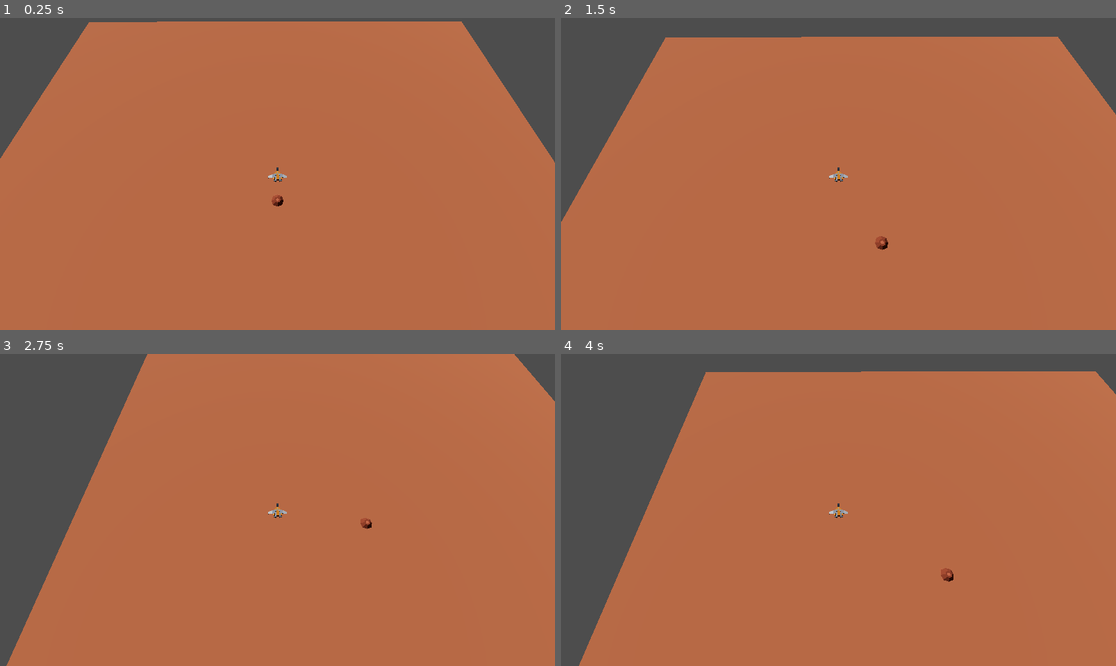
Above: before the commit, frames 1-4 (two rows, left to right).
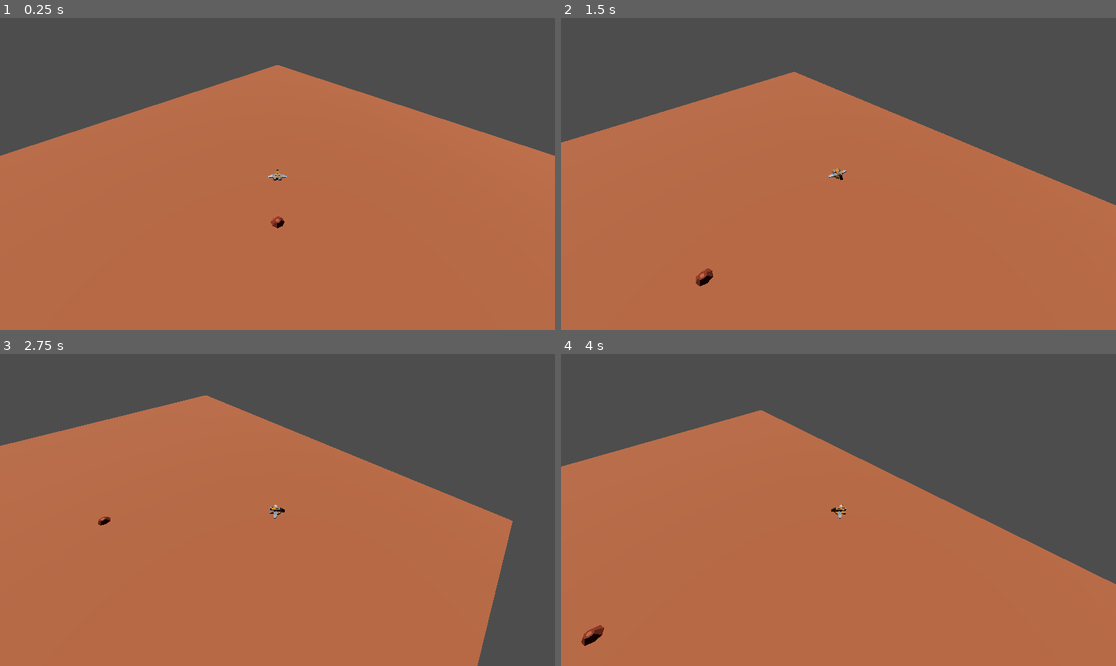
Above: after the commit, the same moments.

Repository: joshuajenner/project-speed
Game: Godot game, scene res://levels/base_level.tscn
The game is run twice, just before and just after one commit, with the same random seed, the same clock (stepped at 60 frames per second) and the same inputs.
Inputs:
- Up to frame 1 (0.25 s): no input
- Up to frame 2 (1.5 s): hold D (move_right) 0.53-1.28 s; hold S (move_down) from 1.28 s (still down)
- Up to frame 3 (2.75 s): release S (move_down) at 2.03 s; hold D (move_right) from 2.03 s (still down)
- Up to frame 4 (4 s): release D (move_right) at 2.78 s; hold W (move_up) 2.78-3.53 s; hold A (move_left) from 3.53 s (still down)

The runs differ from the first frame. In frame 1, 21% of the frame differs, in the area x 0-100%, y 1-68%; in frame 2, 24%; in frame 3, 37%, in the area x 0-100%, y 0-100%; in frame 4, 36%.

Commit message:
added debug stuff

Diff:
--- /dev/null
+++ b/assets/materials/debug/mtrl_debug_blue.tres
@@ -0,0 +1,4 @@
+[gd_resource type="StandardMaterial3D" format=3 uid="uid://debld8pokmr4r"]
+
+[resource]
+albedo_color = Color(0, 0, 1, 1)
--- /dev/null
+++ b/assets/materials/debug/mtrl_debug_green.tres
@@ -0,0 +1,4 @@
+[gd_resource type="StandardMaterial3D" format=3 uid="uid://uxfpt501kd13"]
+
+[resource]
+albedo_color = Color(0, 1, 0, 1)
--- /dev/null
+++ b/assets/materials/debug/mtrl_debug_red.tres
@@ -0,0 +1,4 @@
+[gd_resource type="StandardMaterial3D" format=3 uid="uid://bwnyqmjd03aoo"]
+
+[resource]
+albedo_color = Color(1, 0, 0, 1)
--- /dev/null
+++ b/debug/debug_menu.gd
@@ -0,0 +1,13 @@
+extends CanvasLayer
+
+
+@onready var main = $Main
+
+
+func _ready() -> void:
+	main.visible = false
+
+
+func _input(event):
+	if event.is_action_pressed("toggle_debug"):
+		main.visible = !main.visible
--- /dev/null
+++ b/debug/debug_menu.tscn
@@ -0,0 +1,22 @@
+[gd_scene load_steps=2 format=3 uid="uid://cmcq20y6k4wh4"]
+
+[ext_resource type="Script" path="res://debug/debug_menu.gd" id="1_37sc4"]
+
+[node name="DebugMenu" type="CanvasLayer"]
+script = ExtResource("1_37sc4")
+
+[node name="Main" type="MarginContainer" parent="."]
+anchors_preset = 15
+anchor_right = 1.0
+anchor_bottom = 1.0
+grow_horizontal = 2
+grow_vertical = 2
+theme_override_constants/margin_left = 20
+theme_override_constants/margin_top = 20
+theme_override_constants/margin_right = 20
+theme_override_constants/margin_bottom = 20
+
+[node name="Button" type="Button" parent="Main"]
+layout_mode = 2
+size_flags_horizontal = 0
+size_flags_vertical = 0
--- /dev/null
+++ b/debug/debug_parent.gd
@@ -0,0 +1,10 @@
+extends Node3D
+
+
+func _ready():
+	self.visible = false
+
+
+func _input(event):
+	if event.is_action_pressed("toggle_debug"):
+		self.visible = !self.visible
--- /dev/null
+++ b/debug/debug_vector2.gd
@@ -0,0 +1,33 @@
+extends Node3D
+
+
+@onready var mesh_instance = $MeshInstance
+
+@export var material : StandardMaterial3D
+@export var radius: float = 0.1
+@export var length: float = 1.5
+
+
+func _ready() -> void:
+	mesh_instance.material_override = material
+
+
+func draw_line(end: Vector2) -> void:
+	if end == Vector2.ZERO:
+		remove_line()
+		return
+
+	end.y = -end.y
+
+	var cylinder = CylinderMesh.new()
+	cylinder.top_radius = radius
+	cylinder.bottom_radius = radius
+	cylinder.height = length
+
+	mesh_instance.position.x = length/2
+	mesh_instance.mesh = cylinder
+	self.rotation_degrees.y = rad_to_deg(end.angle())
+
+
+func remove_line() -> void:
+	mesh_instance.mesh = null
--- /dev/null
+++ b/debug/debug_vector2.tscn
@@ -0,0 +1,16 @@
+[gd_scene load_steps=4 format=3 uid="uid://xhy5mfugv43n"]
+
+[ext_resource type="Script" path="res://debug/debug_vector2.gd" id="1_dhmum"]
+[ext_resource type="Material" uid="uid://debld8pokmr4r" path="res://assets/materials/debug/mtrl_debug_blue.tres" id="2_n3h6i"]
+
+[sub_resource type="CylinderMesh" id="CylinderMesh_n824u"]
+top_radius = 0.0
+bottom_radius = 0.0
+
+[node name="DebugVector2" type="Node3D"]
+script = ExtResource("1_dhmum")
+
+[node name="MeshInstance" type="MeshInstance3D" parent="."]
+transform = Transform3D(-4.37114e-08, -1, 0, 1, -4.37114e-08, 0, 0, 0, 1, 0, 0, 0)
+material_override = ExtResource("2_n3h6i")
+mesh = SubResource("CylinderMesh_n824u")
--- a/levels/base_level.tscn
+++ b/levels/base_level.tscn
@@ -1,8 +1,9 @@
-[gd_scene load_steps=6 format=3 uid="uid://dqiy15cswqe5o"]
+[gd_scene load_steps=7 format=3 uid="uid://dqiy15cswqe5o"]
 
 [ext_resource type="ArrayMesh" uid="uid://dxg0prjorbwln" path="res://assets/terrain/terrain_sideCorner.obj" id="2_cli62"]
 [ext_resource type="PackedScene" uid="uid://c8k5sn6n46v8" path="res://players/base_player.tscn" id="2_w52gu"]
 [ext_resource type="Environment" uid="uid://bjd4g046m323e" path="res://environment/default_environment.tres" id="3_58450"]
+[ext_resource type="PackedScene" uid="uid://cmcq20y6k4wh4" path="res://debug/debug_menu.tscn" id="4_p8vts"]
 
 [sub_resource type="StandardMaterial3D" id="StandardMaterial3D_s100o"]
 albedo_color = Color(0.858824, 0.529412, 0.376471, 1)
@@ -15,8 +16,10 @@
 
 [node name="Player" parent="." instance=ExtResource("2_w52gu")]
 transform = Transform3D(1, 0, 0, 0, 1, 0, 0, 0, 1, 0, 5, 0)
+speed_base = 20
 
 [node name="Terrain" type="Node3D" parent="."]
+transform = Transform3D(0.707107, 0, 0.707107, 0, 1, 0, -0.707107, 0, 0.707107, 0, 0, 0)
 
 [node name="Floor" type="Node3D" parent="Terrain"]
 
@@ -49,3 +52,5 @@
 
 [node name="WorldEnvironment" type="WorldEnvironment" parent="."]
 environment = ExtResource("3_58450")
+
+[node name="DebugMenu" parent="." instance=ExtResource("4_p8vts")]
--- a/players/base_player.gd
+++ b/players/base_player.gd
@@ -1,4 +1,9 @@
 extends CharacterBody3D
+
+
+@onready var input_debug = $DebugParent/InputDebug
+@onready var current_direction_debug = $DebugParent/CurrentDirectionDebug
+@onready var ship_mesh_pivot = $ShipMeshPivot
 
 
 @export var speed_base: int = 10
@@ -6,36 +11,51 @@
 @export var speed_max: int = 500
 
 @export var accleration: int = 10
-@export var turn_speed : int = 10
+@export var turn_speed : float = 0.1
 
-@export var direction_input: Vector2 = Vector2(0, 1)
-@export var direction_current: Vector2
+@export var direction_input: Vector2 = Vector2(0, 0)
+@export var direction_current: Vector2 = Vector2(0, 1)
+
+var input_is_active: bool = false
 
 
 func _physics_process(delta):
-	handle_input()
+	get_input()
 	handle_flight()
+	rotate_ship_mesh()
 
 
-func _input(event):
-	if event.is_action_pressed("move_up"):
-		direction_input.y = 1
-	if event.is_action_pressed("move_down"):
-		direction_input.y = -1
-	if event.is_action_pressed("move_left"):
-		direction_input.x = -1
-	if event.is_action_pressed("move_right"):
-		direction_input.x = 1
+func get_input():
+	direction_input.x = Input.get_action_strength("move_left") - Input.get_action_strength("move_right")
+	direction_input.y = Input.get_action_strength("move_up") - Input.get_action_strength("move_down")
+	direction_input = direction_input.normalized()
+
+	input_is_active = vector2_not_zero(direction_input)
+	# debug
+	input_debug.draw_line(direction_input.normalized())
 
 
+func vector2_not_zero(vector: Vector2) -> bool:
+	if vector.x != 0 or vector.y != 0:
+		return true
+	else:
+		return false
 
 
-func handle_input():
-#	direction_input.x = Input.get_action_strength("move_right") - Input.get_action_strength("move_left")
-#	direction_input.y = Input.get_action_strength("move_down") - Input.get_action_strength("move_up")
+func handle_flight():
+	if input_is_active:
+		var input_angle = direction_input.angle()
+		var current_angle = direction_current.angle()
+		var new_angle = lerp_angle(current_angle, input_angle, turn_speed)
+		direction_current = Vector2.from_angle(new_angle)
 
-	direction_input = direction_input.normalized()
+	velocity = Vector3(direction_current.x, 0, direction_current.y) * speed_base
+	move_and_slide()
 
-func handle_flight():
-	velocity = Vector3(direction_input.x, 0, direction_input.y) * speed_base
-	move_and_slide()
+	#debug
+	current_direction_debug.draw_line(direction_current)
+
+
+func rotate_ship_mesh() -> void:
+	var adjusted_vector = Vector2(direction_current.x, -direction_current.y)
+	ship_mesh_pivot.rotation.y = adjusted_vector.angle()
--- a/players/base_player.tscn
+++ b/players/base_player.tscn
@@ -1,7 +1,11 @@
-[gd_scene load_steps=4 format=3 uid="uid://c8k5sn6n46v8"]
+[gd_scene load_steps=8 format=3 uid="uid://c8k5sn6n46v8"]
 
 [ext_resource type="Script" path="res://players/base_player.gd" id="1_knhe1"]
 [ext_resource type="ArrayMesh" uid="uid://cvyt3532d5yde" path="res://assets/models/ships/craft_speederD.obj" id="2_2j4y7"]
+[ext_resource type="Script" path="res://debug/debug_parent.gd" id="3_634v2"]
+[ext_resource type="PackedScene" uid="uid://xhy5mfugv43n" path="res://debug/debug_vector2.tscn" id="4_ypaq8"]
+[ext_resource type="Material" uid="uid://debld8pokmr4r" path="res://assets/materials/debug/mtrl_debug_blue.tres" id="5_shkg3"]
+[ext_resource type="Material" uid="uid://uxfpt501kd13" path="res://assets/materials/debug/mtrl_debug_green.tres" id="6_qfryw"]
 
 [sub_resource type="SphereShape3D" id="SphereShape3D_d708e"]
 radius = 1.0
@@ -15,17 +19,30 @@
 shape = SubResource("SphereShape3D_d708e")
 
 [node name="ShipMeshPivot" type="Node3D" parent="."]
-transform = Transform3D(1, 0, 0, 0, 1, 0, 0, 0, 1, 0, 0, 0)
 
 [node name="ShipMesh" type="MeshInstance3D" parent="ShipMeshPivot"]
-transform = Transform3D(1, 0, 0, 0, 1, 0, 0, 0, 1, 0, -0.5, 0)
+transform = Transform3D(-4.37114e-08, 0, 1, 0, 1, 0, -1, 0, -4.37114e-08, 0, -0.5, 0)
 gi_mode = 2
 mesh = ExtResource("2_2j4y7")
 skeleton = NodePath("../..")
 
 [node name="CameraPivot" type="Node3D" parent="."]
-transform = Transform3D(-0.99997, -0.00583654, 0.00516308, 0.00221281, 0.422612, 0.906308, -0.00747168, 0.906292, -0.422587, 0, 0, 0)
+transform = Transform3D(-1, -6.18172e-08, 6.18173e-08, 0, 0.707107, 0.707107, -8.74228e-08, 0.707107, -0.707107, 0, 0, 0)
 
 [node name="Camera" type="Camera3D" parent="CameraPivot"]
 transform = Transform3D(1, 0, 0, 0, 1, 0, 0, 0, 1, 0, 0, 30)
 size = 40.0
+
+[node name="DebugParent" type="Node3D" parent="."]
+transform = Transform3D(1, 0, 0, 0, 1, 0, 0, 0, 1, 0, -1, 0)
+script = ExtResource("3_634v2")
+
+[node name="InputDebug" parent="DebugParent" instance=ExtResource("4_ypaq8")]
+material = ExtResource("5_shkg3")
+radius = 0.05
+length = 4.0
+
+[node name="CurrentDirectionDebug" parent="DebugParent" instance=ExtResource("4_ypaq8")]
+material = ExtResource("6_qfryw")
+radius = 0.05
+length = 4.0
--- a/project.godot
+++ b/project.godot
@@ -37,3 +37,8 @@
 "events": [Object(InputEventKey,"resource_local_to_scene":false,"resource_name":"","device":-1,"window_id":0,"alt_pressed":false,"shift_pressed":false,"ctrl_pressed":false,"meta_pressed":false,"pressed":false,"keycode":0,"physical_keycode":65,"key_label":0,"unicode":97,"echo":false,"script":null)
 ]
 }
+toggle_debug={
+"deadzone": 0.5,
+"events": [Object(InputEventKey,"resource_local_to_scene":false,"resource_name":"","device":-1,"window_id":0,"alt_pressed":false,"shift_pressed":false,"ctrl_pressed":false,"meta_pressed":false,"pressed":false,"keycode":0,"physical_keycode":4194332,"key_label":0,"unicode":0,"echo":false,"script":null)
+]
+}
